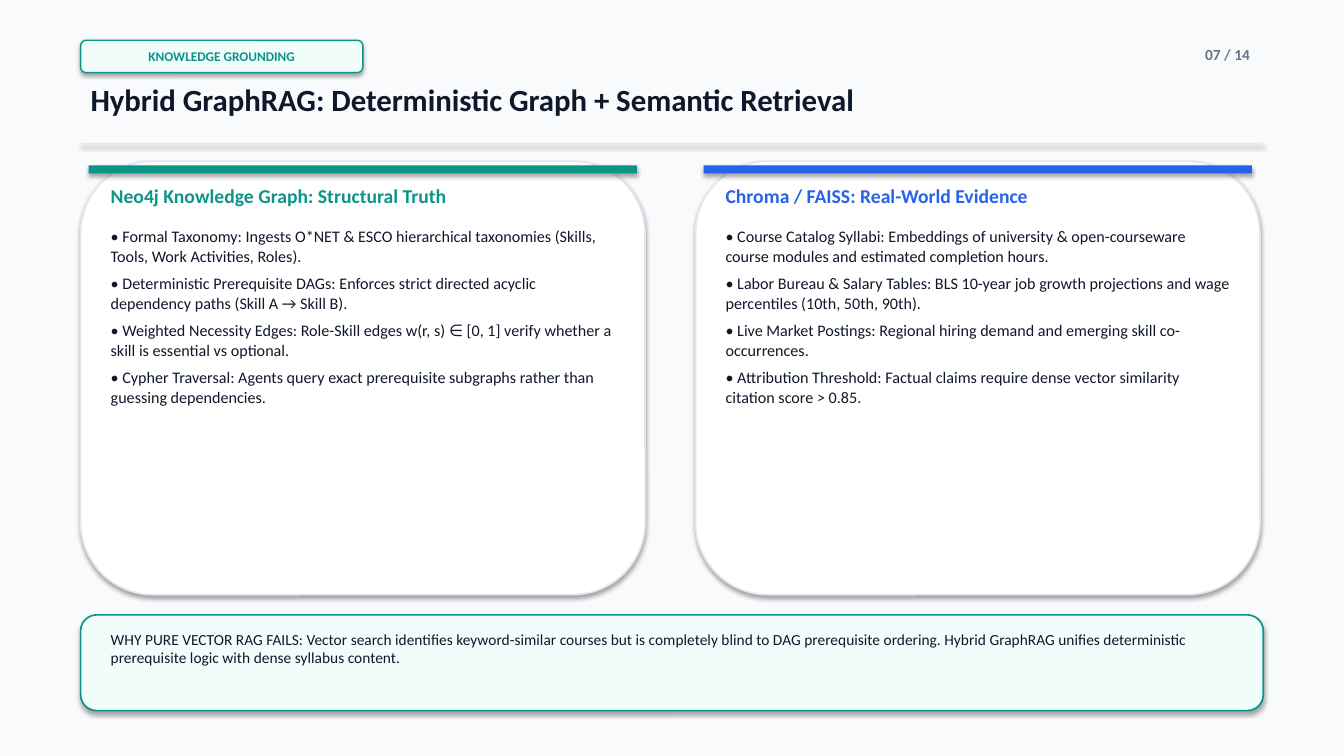
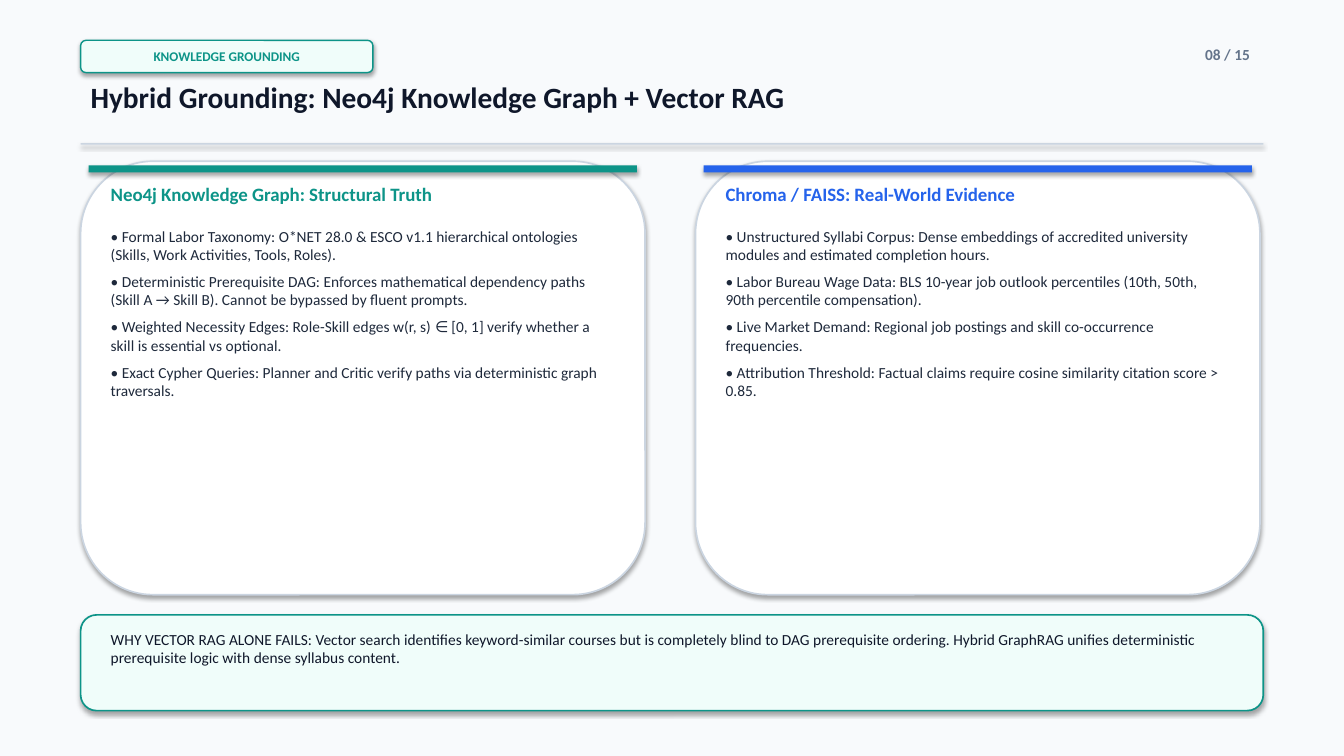
Before and after one commit to parth2024-tech/rai-project, a slide deck: slide 8 of Debate_Career_Guidance_Agent_Presentation.pptx (slide 7 before the commit). Drawn at 1344x756 pixels with LibreOffice and Linux fonts; fonts in the diff are those of the drawing. Boxes give left, top, right and bottom in pixels: in the first picture for what was removed or moved away, otherwise in the second. Text is boxed around its words. In the diff, an @@ line names an element or a change of style, - is before the commit and + after.

```diff
--- a/Debate_Career_Guidance_Agent_Presentation.pptx
+++ b/Debate_Career_Guidance_Agent_Presentation.pptx
@@ rounded rectangle "KNOWLEDGE GROUNDING": place and size @@
-rounded rectangle "KNOWLEDGE GROUNDING" at bbox=[81, 40, 363, 73]
+rounded rectangle "KNOWLEDGE GROUNDING" at bbox=[81, 40, 373, 73]
@@ text at bbox=[1205, 49, 1250, 60]: text changed @@
-07 / 14
+08 / 15
@@ text at bbox=[91, 87, 784, 113]: text changed; size 22 to 21 pt @@
-Hybrid GraphRAG: Deterministic Graph + Semantic Retrieval
+Hybrid Grounding: Neo4j Knowledge Graph + Vector RAG
@@ rectangle at bbox=[81, 143, 1263, 144]: fill #E2E8F0 to #CBD5E1 @@
@@ rounded rectangle at bbox=[81, 161, 645, 595]: outline #E2E8F0 1.2 pt to #CBD5E1 1.2 pt @@
@@ text "Neo4j Knowledge Graph: Structural Truth" at bbox=[111, 187, 432, 204]: size 14 to 13.5 pt @@
@@ rounded rectangle at bbox=[696, 161, 1260, 595]: outline #E2E8F0 1.2 pt to #CBD5E1 1.2 pt @@
@@ text "Chroma / FAISS: Real-World Evidence" at bbox=[726, 187, 1015, 201]: size 14 to 13.5 pt @@
@@ text at bbox=[111, 231, 586, 308]: text changed; size 11.5 to 11 pt; text colour #0F172A to #1E293B @@
-• Formal Taxonomy: Ingests O*NET & ESCO hierarchical taxonomies (Skills, Tools, Work Activities, Roles).
-• Deterministic Prerequisite DAGs: Enforces strict directed acyclic dependency paths (Skill A → Skill B).
+• Formal Labor Taxonomy: O*NET 28.0 & ESCO v1.1 hierarchical ontologies (Skills, Work Activities, Tools, Roles).
+• Deterministic Prerequisite DAG: Enforces mathematical dependency paths (Skill A → Skill B). Cannot be bypassed by fluent prompts.
@@ text at bbox=[726, 231, 1206, 396]: text changed; size 11.5 to 11 pt; text colour #0F172A to #1E293B @@
-• Course Catalog Syllabi: Embeddings of university & open-courseware course modules and estimated completion hours.
-• Labor Bureau & Salary Tables: BLS 10-year job growth projections and wage percentiles (10th, 50th, 90th).
-• Live Market Postings: Regional hiring demand and emerging skill co-occurrences.
-• Attribution Threshold: Factual claims require dense vector similarity citation score > 0.85.
+• Unstructured Syllabi Corpus: Dense embeddings of accredited university modules and estimated completion hours.
+• Labor Bureau Wage Data: BLS 10-year job outlook percentiles (10th, 50th, 90th percentile compensation).
+• Live Market Demand: Regional job postings and skill co-occurrence frequencies.
+• Attribution Threshold: Factual claims require cosine similarity citation score > 0.85.
@@ text at bbox=[111, 321, 589, 354]: size 11.5 to 11 pt, text colour #0F172A to #1E293B in "• Weighted Necessity Edges: Role-Skill edges w(r, ..." @@
@@ text at bbox=[111, 367, 597, 396]: text changed; size 11.5 to 11 pt; text colour #0F172A to #1E293B @@
-• Cypher Traversal: Agents query exact prerequisite subgraphs rather than guessing dependencies.
+• Exact Cypher Queries: Planner and Critic verify paths via deterministic graph traversals.
@@ text at bbox=[111, 634, 1194, 666]: text changed @@
-WHY PURE VECTOR RAG FAILS: Vector search identifies keyword-similar courses but is completely blind to DAG prerequisite ordering. Hybrid GraphRAG unifies deterministic prerequisite logic with dense syllabus content.
+WHY VECTOR RAG ALONE FAILS: Vector search identifies keyword-similar courses but is completely blind to DAG prerequisite ordering. Hybrid GraphRAG unifies deterministic prerequisite logic with dense syllabus content.
```
Also in this commit, not shown: 9 other slides changed, 5 slides added, 4 slides removed, 3 other files.
